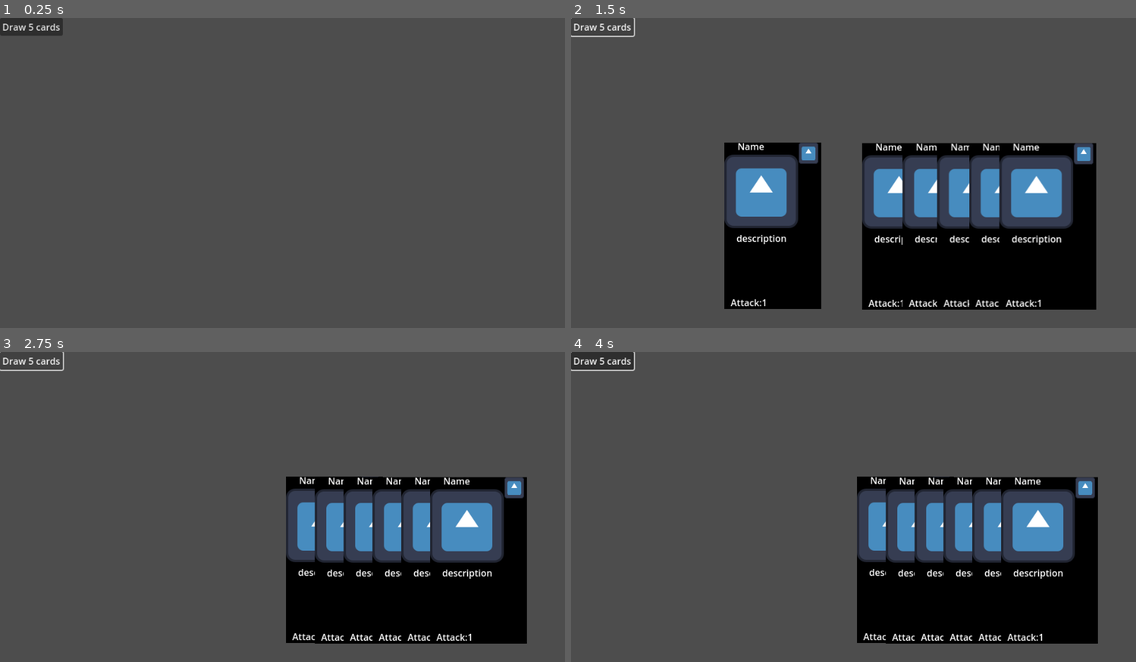
Above: before the commit, frames 1-4 (two rows, left to right).
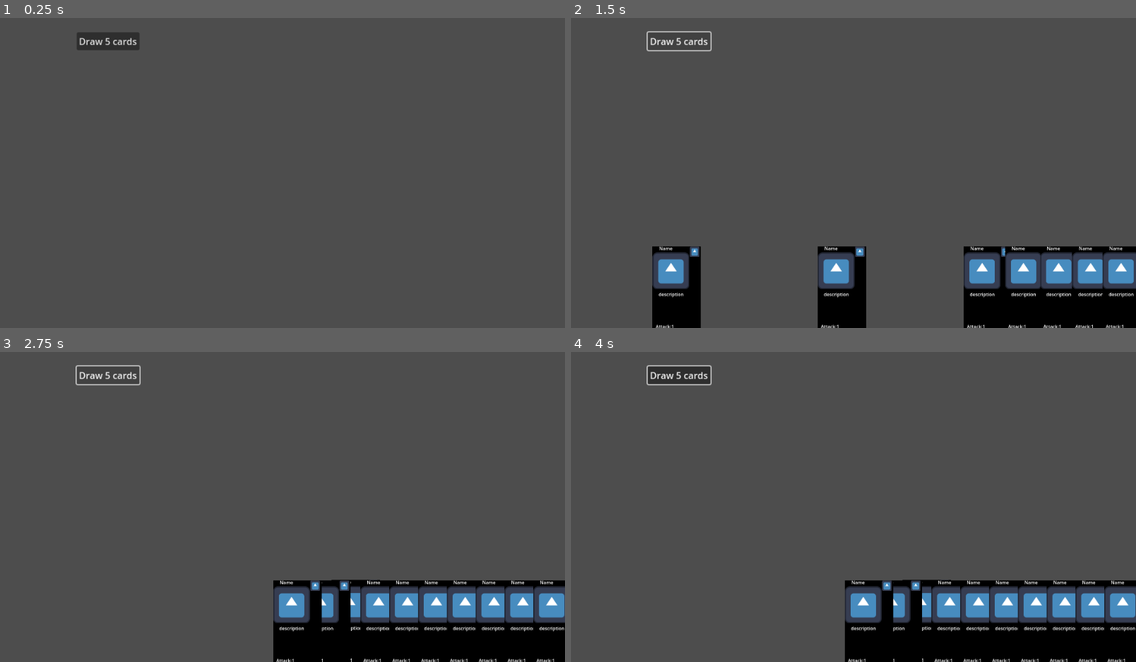
Above: after the commit, the same moments.

Repository: Bradondev/BossRushJam
Game: Godot game, scene res://Code/PlayerAssets/PlayersDeck.tscn
Two runs of this game, one before a commit and one after it. Both use one fixed random seed, a clock stepped at 60 frames per second and the inputs below. The project has no main scene, so this scene is started directly. The engine's default icon, where the game draws it, is replaced by a stand-in: a white triangle on a blue panel in a dark square.
Inputs (mouse positions are in pixels of both pictures, inside the frame that each line leads up to):
- Up to frame 1 (0.25 s): no input
- Up to frame 2 (1.5 s): click "Draw 5 cards" at 0.5 s; click "Draw 5 cards" at 1.25 s
- Up to frame 3 (2.75 s): click "Draw 5 cards" at 2 s
- Up to frame 4 (4 s): move the mouse to (977, 491) at 2.77 s; click (977, 491) at 2.92 s; tap Enter at 3.5 s; move the mouse to (740, 522) at 3.52 s; click (740, 522) at 3.67 s

The runs differ from the first frame. In frame 1, 1.1% of the frame differs, in the area x 0-25%, y 0-11%; in frame 2, 31%, in the area x 0-100%, y 0-100%; in frame 3, 21%; in frame 4, 21%.

Commit message:
Cards in hand fixes it's self when used

Diff:
--- a/Code/Attacks/Cards.gd
+++ b/Code/Attacks/Cards.gd
@@ -7,7 +7,7 @@
 @export var SecondAttackDamage :int
 @export var description : String
 
-
+signal  OnClick
 var Up = false
 var hasMoved = false
 var Down = false
@@ -42,8 +42,8 @@
 func _on_mouse_checker_gui_input(event):
 	if event is InputEventMouseButton:
 		if event.button_index == MOUSE_BUTTON_LEFT and event.pressed:
-			print("clicked")
-
+			emit_signal("OnClick",self)
+			visible = false
 
 
 func _on_hold_timer_timeout():
@@ -54,3 +54,5 @@
 func Draw(Position):
 	Drawing = true
 	NextDrawPosition = Position
+func OnUse():
+	pass
--- a/Code/PlayerAssets/CardMover.gd
+++ b/Code/PlayerAssets/CardMover.gd
@@ -6,10 +6,11 @@
 
 var CardsInPLay = []
 var CardSpots
-var SpotsTaken = [false,false,false, false,false,false,false]
+var SpotsTaken = [false,false,false, false,false,false,false,false,false,false]
 # Called when the node enters the scene tree for the first time.
 func _ready():
 	CardSpots = get_children()
+	print()
 	CardSpots.reverse()
 
 # Called every frame. 'delta' is the elapsed time since the previous frame.
@@ -19,5 +20,18 @@
 
 func _on_players_deck_on_draw(card):
 	CardsInPLay.append(card)
-	SpotsTaken[CardsInPLay.find(card)] = true
-	card.Draw(CardSpots[CardsInPLay.find(card)].position.x)
+	SpotsTaken.append(true)
+	if CardsInPLay.size() > CardSpots.size():
+		CardsInPLay.remove_at(CardsInPLay.find(card))
+		print(card.Name + " was not able to be draw becasue hand is full")
+		return
+	card.OnClick.connect(CutCardFromCardInPlay)
+	card.Draw(CardSpots[CardsInPLay.find(card)].global_position.x)
+func RelineUpHand():
+	pass
+
+func CutCardFromCardInPlay(card):
+	CardsInPLay.remove_at(CardsInPLay.find(card))
+	SpotsTaken[CardsInPLay.find(card)] = false
+	for Cards in CardsInPLay:
+		Cards.Draw(CardSpots[CardsInPLay.find(Cards) ].global_position.x)
--- a/Code/PlayerAssets/PlayersDeck.gd
+++ b/Code/PlayerAssets/PlayersDeck.gd
@@ -6,13 +6,16 @@
 @onready var CardHolder = $CardHolder
 var Cards
 var CurrentCardsCycle
+var CurrentCardCycleIndex
 var LengthOfDeck
 var NextCard
+var DrawAmount = 0
 
 func _ready():
 
 	Cards = $CardHolder.get_children()
-	CurrentCardsCycle = $CardHolder.get_children()
+	CurrentCardsCycle = Cards.duplicate(true)
+	CurrentCardCycleIndex = CurrentCardsCycle.size() -1
 	LengthOfDeck =Cards.size()
 	print(CurrentCardsCycle)
 # Called every frame. 'delta' is the elapsed time since the previous frame.
@@ -24,14 +27,34 @@
 
 func DrawCards(AmountOfCards):
 	while AmountOfCards > 0:
-		if CurrentCardsCycle.size() == 0:
-			CurrentCardsCycle = Cards.duplicate(true)
-		NextCard = CurrentCardsCycle[CurrentCardsCycle.size() -1]
-		CurrentCardsCycle.remove_at(CurrentCardsCycle.size() -1)
-		AmountOfCards-= 1
-		print(NextCard.Name)
-		emit_signal("OnDraw", NextCard)
-		await get_tree().create_timer(.10).timeout
+		if CurrentCardCycleIndex < 0:
+			print("reset")
+			CurrentCardCycleIndex = CurrentCardsCycle.size() -1
+		if Cards.size() -1 < DrawAmount:
+			NextCard = CurrentCardsCycle[CurrentCardCycleIndex]
+			var Newcard = NextCard.duplicate()
+			Newcard.global_position = $DeckArea.global_position
+			Newcard.visible = true
+			$CardHolder.add_child(Newcard)
+			emit_signal("OnDraw", Newcard)
+			DrawCounters()
+			AmountOfCards-= 1
+			await get_tree().create_timer(.10).timeout
+
+
+		else:
+			NextCard = CurrentCardsCycle[CurrentCardCycleIndex]
+			CurrentCardCycleIndex -=1
+			AmountOfCards-= 1
+			emit_signal("OnDraw", NextCard)
+			DrawAmount += 1
+			await get_tree().create_timer(.10).timeout
 
 func _on_button_pressed():
+
 	DrawCards(5)
+
+
+func DrawCounters():
+	CurrentCardCycleIndex -=1
+	DrawAmount += 1
--- a/Code/PlayerAssets/PlayersDeck.tscn
+++ b/Code/PlayerAssets/PlayersDeck.tscn
@@ -8,59 +8,88 @@
 script = ExtResource("1_j7q8m")
 
 [node name="CardHolder" type="Node2D" parent="."]
-position = Vector2(-628, -12)
+position = Vector2(-80, 393)
+scale = Vector2(0.5, 0.5)
 
 [node name="Cardbase" parent="CardHolder" instance=ExtResource("2_5g1pr")]
-Name = "Attack"
+position = Vector2(0, 6)
+Name = "Attack1"
 
 [node name="Cardbase2" parent="CardHolder" instance=ExtResource("2_5g1pr")]
-position = Vector2(455, 227)
-Name = "Block"
+position = Vector2(0, 7)
+Name = "Block2"
 
 [node name="Cardbase3" parent="CardHolder" instance=ExtResource("2_5g1pr")]
-position = Vector2(455, 227)
+position = Vector2(0, 7)
 Name = "Block"
 
 [node name="Cardbase4" parent="CardHolder" instance=ExtResource("2_5g1pr")]
-position = Vector2(455, 227)
+position = Vector2(0, 7)
 Name = "Block"
 
 [node name="Cardbase5" parent="CardHolder" instance=ExtResource("2_5g1pr")]
-position = Vector2(455, 227)
+position = Vector2(0, 7)
 Name = "Block"
 
 [node name="Cardbase6" parent="CardHolder" instance=ExtResource("2_5g1pr")]
-position = Vector2(455, 227)
+position = Vector2(0, 7)
+Name = "2"
+
+[node name="Cardbase7" parent="CardHolder" instance=ExtResource("2_5g1pr")]
+position = Vector2(0, 7)
+Name = "34"
+
+[node name="Cardbase8" parent="CardHolder" instance=ExtResource("2_5g1pr")]
+position = Vector2(0, 7)
+Name = "2"
 
 [node name="CardsInPlay" type="Node2D" parent="."]
-position = Vector2(96, 61)
+position = Vector2(407, 244)
+scale = Vector2(0.5, 0.5)
 script = ExtResource("3_u4ehx")
 
 [node name="Card1" type="Marker2D" parent="CardsInPlay"]
-position = Vector2(510, 410)
+position = Vector2(200, 512)
 
 [node name="Card2" type="Marker2D" parent="CardsInPlay"]
-position = Vector2(560, 410)
+position = Vector2(300, 512)
 
 [node name="Card3" type="Marker2D" parent="CardsInPlay"]
-position = Vector2(610, 410)
+position = Vector2(400, 512)
 
 [node name="Card4" type="Marker2D" parent="CardsInPlay"]
-position = Vector2(660, 410)
+position = Vector2(500, 512)
 
 [node name="Card5" type="Marker2D" parent="CardsInPlay"]
-position = Vector2(710, 410)
+position = Vector2(600, 512)
 
 [node name="Card6" type="Marker2D" parent="CardsInPlay"]
-position = Vector2(760, 410)
+position = Vector2(700, 512)
 
 [node name="Card7" type="Marker2D" parent="CardsInPlay"]
-position = Vector2(810, 410)
+position = Vector2(800, 512)
+
+[node name="Card8" type="Marker2D" parent="CardsInPlay"]
+position = Vector2(900, 512)
+
+[node name="Card9" type="Marker2D" parent="CardsInPlay"]
+position = Vector2(1000, 512)
+
+[node name="Card10" type="Marker2D" parent="CardsInPlay"]
+position = Vector2(1100, 512)
 
 [node name="Button" type="Button" parent="."]
-offset_right = 8.0
-offset_bottom = 8.0
+offset_left = 133.0
+offset_top = 25.0
+offset_right = 242.0
+offset_bottom = 56.0
 text = "Draw 5 cards"
+
+[node name="UseArea" type="Marker2D" parent="."]
+position = Vector2(479, 254)
+
+[node name="DeckArea" type="Marker2D" parent="."]
+position = Vector2(0, 7)
 
 [connection signal="OnDraw" from="." to="CardsInPlay" method="_on_players_deck_on_draw"]
 [connection signal="pressed" from="Button" to="." method="_on_button_pressed"]
